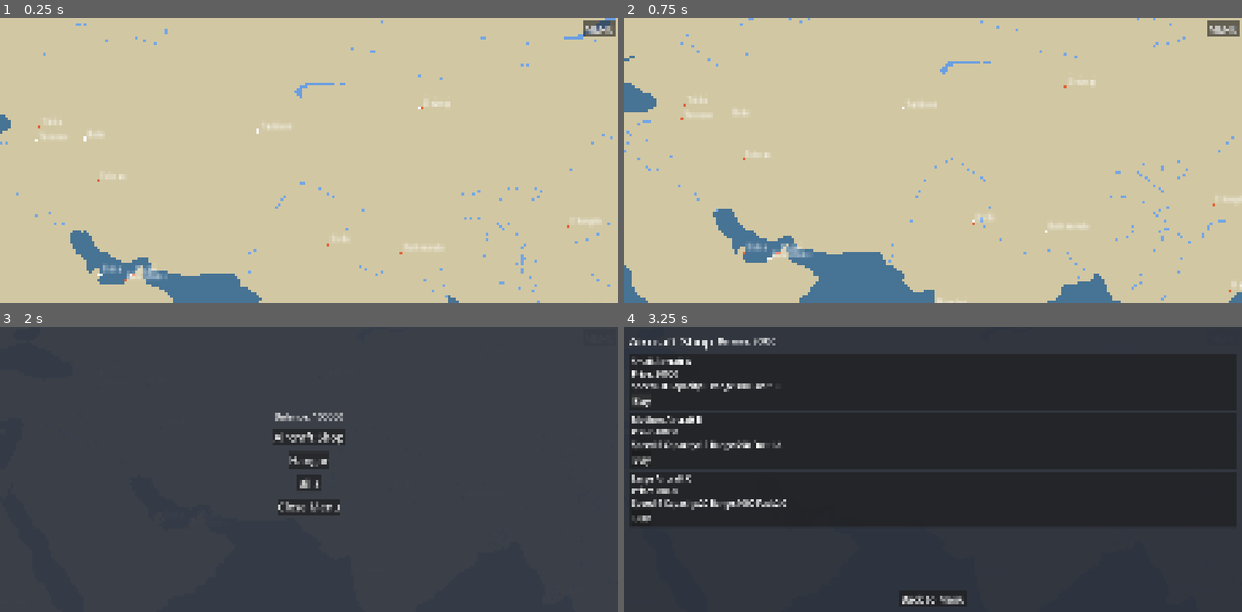
Above: before the commit, frames 1-4 (two rows, left to right).
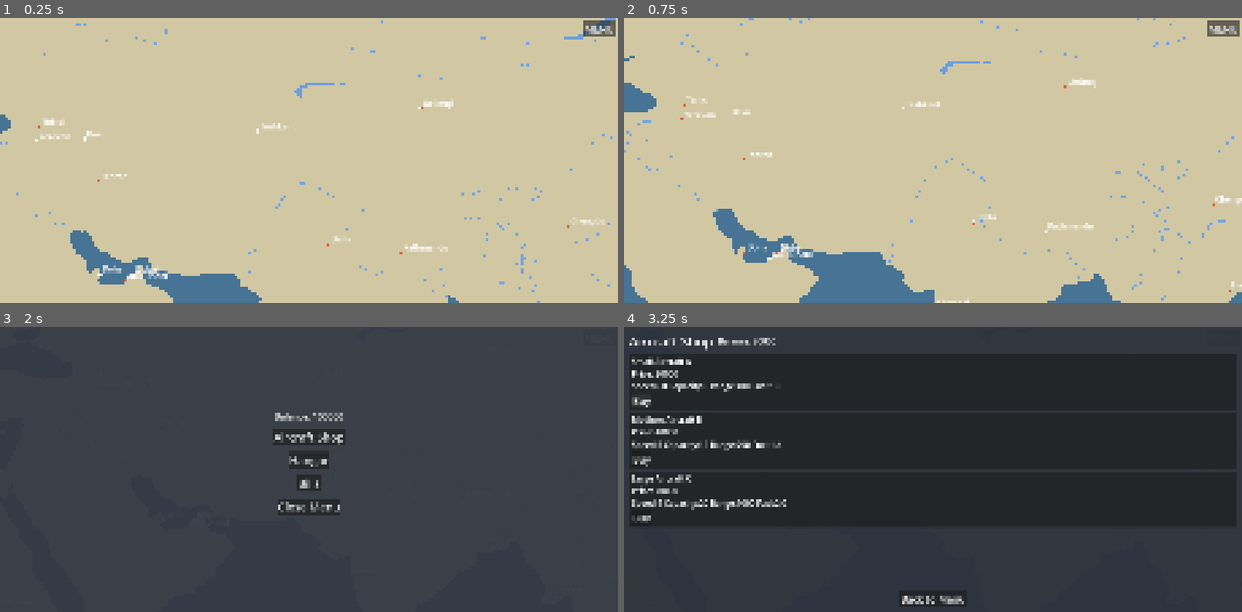
Above: after the commit, the same moments.

Repository: FelixSciFi/airline_game
Game: Godot game, scene res://scenes/main_game.tscn
The game is run twice, just before and just after one commit, with the same random seed, the same clock (stepped at 60 frames per second) and the same inputs.
Inputs (mouse positions are in pixels of both pictures, inside the frame that each line leads up to):
- Up to frame 1 (0.25 s): no input
- Up to frame 2 (0.75 s): tap Enter at 0.5 s; drag from (933, 160) to (994, 97) at 0.52 s
- Up to frame 3 (2 s): click "MENU" at 1.25 s
- Up to frame 4 (3.25 s): click "Aircraft Shop" at 2 s; click "Buy" at 2.75 s

The runs differ from the first frame. In frame 1, 0.6% of the frame differs, in the area x 6-98%, y 29-92%; in frame 2, 0.6%, in the area x 10-100%, y 20-100%; in frame 3, less than 0.1%; in frame 4, less than 0.1%.

Commit message:
地图拖动顺滑修复iOS测试完成

Diff:
--- a/ui/map/aircraft_layer.gd
+++ b/ui/map/aircraft_layer.gd
@@ -8,6 +8,10 @@
 	_map_view = mv
 
 func _process(_delta: float) -> void:
+	if _map_view == null:
+		return
+	if _map_view.is_dragging():
+		return
 	var wm: Node = get_parent()
 	if wm == null or not wm.has_method("get_active_flights"):
 		return
--- /dev/null
+++ b/ui/map/city_label_layer.gd
@@ -0,0 +1,57 @@
+extends Node2D
+## 城市名称层：使用 screen-space 绘制，避免跟随 scale 导致 iOS 上发糊。
+## 从 world_map 取 cities，用 map_view.world_to_screen 计算文字位置。
+
+var _map_view: Node = null
+
+const CITY_NAME_FONT_SIZE := 36
+const CITY_NAME_ZOOM_MEDIUM := 1.5
+const CITY_NAME_ZOOM_SMALL := 2.5
+const CITY_ICON_RADIUS_CLAMP_MIN := 3.5
+const CITY_ICON_RADIUS_CLAMP_MAX := 12.0
+
+func set_map_view(mv: Node) -> void:
+	_map_view = mv
+
+func _should_show_city_name(city: Dictionary, zoom: float) -> bool:
+	var level: String = str(city.get("airport_level", city.get("base_level", "small")))
+	match level:
+		"huge", "large":
+			return true
+		"medium":
+			return zoom >= CITY_NAME_ZOOM_MEDIUM
+		_:
+			return zoom >= CITY_NAME_ZOOM_SMALL
+
+func _draw() -> void:
+	if _map_view == null:
+		return
+	var wm: Node = get_parent()
+	if wm == null or not wm.has_method("get_cities") or not wm.has_method("get_city_base_radius") or not wm.has_method("get_city_visual_scale"):
+		return
+	var cities: Array = wm.get_cities()
+	if cities.is_empty():
+		return
+	var view_size: Vector2 = get_viewport().get_visible_rect().size
+	var map_w: int = _map_view.get_map_width()
+	var zoom: float = _map_view.get_zoom()
+	var font: Font = ThemeDB.fallback_font
+	var offsets_x: Array = [0.0, -float(map_w), float(map_w)]
+	for offset_x in offsets_x:
+		for city in cities:
+			var wx: float = float(city.get("x", 0))
+			var wy: float = float(city.get("y", 0))
+			var center_world: Vector2 = Vector2(wx + offset_x, wy)
+			if not _should_show_city_name(city, zoom):
+				continue
+			var name_str: String = str(city.get("name", ""))
+			if name_str.is_empty():
+				continue
+			var base_radius: float = wm.get_city_base_radius(city)
+			var visual_scale: float = wm.get_city_visual_scale()
+			var radius_screen: float = base_radius * visual_scale
+			radius_screen = clampf(radius_screen, CITY_ICON_RADIUS_CLAMP_MIN, CITY_ICON_RADIUS_CLAMP_MAX)
+			var screen_center: Vector2 = _map_view.world_to_screen(center_world, view_size)
+			var text_offset: Vector2 = Vector2(radius_screen + 4, -radius_screen - 2)
+			var text_pos: Vector2 = (screen_center + text_offset).round()
+			draw_string(font, text_pos, name_str, HORIZONTAL_ALIGNMENT_LEFT, -1, CITY_NAME_FONT_SIZE)
--- a/ui/map/city_layer.gd
+++ b/ui/map/city_layer.gd
@@ -1,5 +1,5 @@
 extends Node2D
-## 负责绘制城市图标（圆点 + 白描边）与城市名称，三副本 offset_x。
+## 负责绘制城市图标（圆点 + 白描边），三副本 offset_x。城市名称由 CityLabelLayer 绘制。
 ## 使用本地世界坐标绘制，由 world_map 通过 position/scale 对齐视图。
 
 var _map_view: Node = null
@@ -9,23 +9,9 @@
 const CITY_ICON_STROKE_WIDTH := 1.2
 const CITY_ICON_RADIUS_CLAMP_MIN := 3.5
 const CITY_ICON_RADIUS_CLAMP_MAX := 12.0
-## 与项目现有 Label 一致（屏幕像素），换算为世界单位时除以 zoom
-const CITY_NAME_FONT_SIZE := 36
-const CITY_NAME_ZOOM_MEDIUM := 1.5
-const CITY_NAME_ZOOM_SMALL := 2.5
 
 func set_map_view(mv: Node) -> void:
 	_map_view = mv
-
-func _should_show_city_name(city: Dictionary, zoom: float) -> bool:
-	var level: String = str(city.get("airport_level", city.get("base_level", "small")))
-	match level:
-		"huge", "large":
-			return true
-		"medium":
-			return zoom >= CITY_NAME_ZOOM_MEDIUM
-		_:
-			return zoom >= CITY_NAME_ZOOM_SMALL
 
 func _draw() -> void:
 	if _map_view == null:
@@ -39,8 +25,6 @@
 	var map_w: int = _map_view.get_map_width()
 	var zoom: float = _map_view.get_zoom()
 	var inv_zoom: float = 1.0 / zoom if zoom > 0.0001 else 1.0
-	var font: Font = ThemeDB.fallback_font
-	var font_size_world: float = CITY_NAME_FONT_SIZE * inv_zoom
 	var offsets_x: Array = [0.0, -float(map_w), float(map_w)]
 	for offset_x in offsets_x:
 		for city in cities:
@@ -55,10 +39,3 @@
 			var stroke_world: float = CITY_ICON_STROKE_WIDTH * inv_zoom
 			draw_circle(center_world, radius_world + stroke_world, CITY_ICON_STROKE)
 			draw_circle(center_world, radius_world, CITY_ICON_FILL)
-			if _should_show_city_name(city, zoom):
-				var name_str: String = str(city.get("name", ""))
-				if name_str.is_empty():
-					continue
-				var text_offset_world: Vector2 = Vector2(radius_screen + 4, -radius_screen - 2) * inv_zoom
-				var text_pos_world: Vector2 = center_world + text_offset_world
-				draw_string(font, text_pos_world, name_str, HORIZONTAL_ALIGNMENT_LEFT, -1, int(font_size_world))
--- a/ui/map/map_view.gd
+++ b/ui/map/map_view.gd
@@ -20,6 +20,10 @@
 var _touch_points: Dictionary = {}  # int index -> Vector2 position
 var _last_pinch_distance: float = -1.0
 var _last_pinch_center: Vector2 = Vector2.ZERO
+# Single-finger tap vs drag: if moved > threshold, treat as drag (no city tap on release)
+const _TOUCH_MOVE_THRESHOLD := 8.0
+var _touch_start_pos: Vector2 = Vector2.ZERO
+var _touch_moved_far: bool = false
 
 func _ready() -> void:
 	_pan_end_timer = Timer.new()
@@ -33,6 +37,10 @@
 
 func is_dragging() -> bool:
 	return _dragging
+
+## True if the last touch release was a tap (no significant move). Use to avoid city click after drag.
+func was_last_touch_tap() -> bool:
+	return not _touch_moved_far
 
 func _get_view_size() -> Vector2:
 	var vp := get_viewport()
@@ -76,6 +84,9 @@
 func process_screen_touch(event: InputEventScreenTouch) -> void:
 	if event.pressed:
 		_touch_points[event.index] = event.position
+		if _touch_points.size() == 1:
+			_touch_start_pos = event.position
+			_touch_moved_far = false
 	else:
 		_touch_points.erase(event.index)
 	if _touch_points.size() < 2:
@@ -83,9 +94,17 @@
 		_last_pinch_center = Vector2.ZERO
 		_dragging = false
 
-## iOS: process screen drag，基于旧/新两指状态一次性更新 zoom 与 view_center。
+## iOS: process screen drag，单指平移或双指 pinch。
 func process_screen_drag(event: InputEventScreenDrag) -> void:
 	_touch_points[event.index] = event.position
+	if _touch_points.size() == 1:
+		if _touch_start_pos.distance_to(event.position) > _TOUCH_MOVE_THRESHOLD:
+			_touch_moved_far = true
+		_dragging = true
+		view_center -= event.relative / zoom
+		_apply_view_center_bounds()
+		view_changed.emit()
+		return
 	if _touch_points.size() == 2:
 		_dragging = true
 		var keys: Array = _touch_points.keys()
--- a/ui/world_map.gd
+++ b/ui/world_map.gd
@@ -26,6 +26,7 @@
 var _route_layer: Node2D
 var _flying_aircraft_layer: Node2D
 var _city_layer: Node2D
+var _city_label_layer: Node2D
 var _static_map_layer: Node2D
 var _cities: Array = []
 var _map_view: Node = null
@@ -313,12 +314,16 @@
 	_city_layer = preload("res://ui/map/city_layer.gd").new()
 	_city_layer.name = "CityLayer"
 	add_child(_city_layer)
+	_city_label_layer = preload("res://ui/map/city_label_layer.gd").new()
+	_city_label_layer.name = "CityLabelLayer"
+	add_child(_city_label_layer)
 	_map_view = preload("res://ui/map/map_view.gd").new()
 	_map_view.name = "MapView"
 	add_child(_map_view)
 	_route_layer.set_map_view(_map_view)
 	_flying_aircraft_layer.set_map_view(_map_view)
 	_city_layer.set_map_view(_map_view)
+	_city_label_layer.set_map_view(_map_view)
 	_static_map_layer.set_map_view(_map_view)
 	move_child(_static_map_layer, 0)
 	_map_view.view_changed.connect(_on_map_view_changed)
@@ -482,6 +487,8 @@
 		_flying_aircraft_layer.queue_redraw()
 	if _city_layer != null:
 		_city_layer.queue_redraw()
+	if _city_label_layer != null:
+		_city_label_layer.queue_redraw()
 
 func _on_menu_pressed() -> void:
 	_pending_deploy_aircraft_id = ""
@@ -539,6 +546,8 @@
 		_flying_aircraft_layer.queue_redraw()
 	if _city_layer != null:
 		_city_layer.queue_redraw()
+	if _city_label_layer != null:
+		_city_label_layer.queue_redraw()
 	if _destination_hint_label != null:
 		_destination_hint_label.visible = true
 		_destination_hint_label.position = Vector2(20, 70)
@@ -571,6 +580,8 @@
 		_flying_aircraft_layer.queue_redraw()
 	if _city_layer != null:
 		_city_layer.queue_redraw()
+	if _city_label_layer != null:
+		_city_label_layer.queue_redraw()
 	_airport_panel.visible = true
 
 func _on_aircraft_recalled() -> void:
@@ -606,6 +617,8 @@
 			_flying_aircraft_layer.queue_redraw()
 		if _city_layer != null:
 			_city_layer.queue_redraw()
+		if _city_label_layer != null:
+			_city_label_layer.queue_redraw()
 		return
 	if not _pending_deploy_aircraft_id.is_empty():
 		# 部署模式：完成部署后自动打开该城市机场界面
@@ -651,11 +664,12 @@
 	if event is InputEventPanGesture:
 		var pg: InputEventPanGesture = event
 		_map_view.pan_by_screen_delta(Vector2(-pg.delta.x, -pg.delta.y) * 2.0)
-	# 单指抬起时做城市命中检测（tap）
+	# 单指抬起时做城市命中检测（仅当未发生明显拖动时，避免拖动结束误触城市）
 	if event is InputEventScreenTouch and not event.pressed:
-		var hit_city_id: String = _pick_city_at_screen_pos(event.position)
-		if hit_city_id != "":
-			_on_city_pressed(hit_city_id)
+		if _map_view.was_last_touch_tap():
+			var hit_city_id: String = _pick_city_at_screen_pos(event.position)
+			if hit_city_id != "":
+				_on_city_pressed(hit_city_id)
 
 func _gui_input(event: InputEvent) -> void:
 	if event is InputEventMouseButton:
@@ -709,6 +723,8 @@
 		_flying_aircraft_layer.queue_redraw()
 	if _city_layer != null:
 		_city_layer.queue_redraw()
+	if _city_label_layer != null:
+		_city_label_layer.queue_redraw()
 	var z: float = _map_view.get_zoom() if _map_view != null else 1.0
 	print("MAP REFRESH WITH ZOOM: ", z)
 
@@ -737,6 +753,8 @@
 		_flying_aircraft_layer.queue_redraw()
 	if _city_layer != null:
 		_city_layer.queue_redraw()
+	if _city_label_layer != null:
+		_city_label_layer.queue_redraw()
 
 func _process(_delta: float) -> void:
 	var flights: Array = _get_active_flights()
@@ -766,6 +784,8 @@
 			_flying_aircraft_layer.queue_redraw()
 		if _city_layer != null:
 			_city_layer.queue_redraw()
+		if _city_label_layer != null:
+			_city_label_layer.queue_redraw()
 
 func _get_plane_by_id(plane_id: String):
 	if _player_state == null:
Not shown, added: ui/map/city_label_layer.gd.uid
Not shown, changed: .DS_Store
